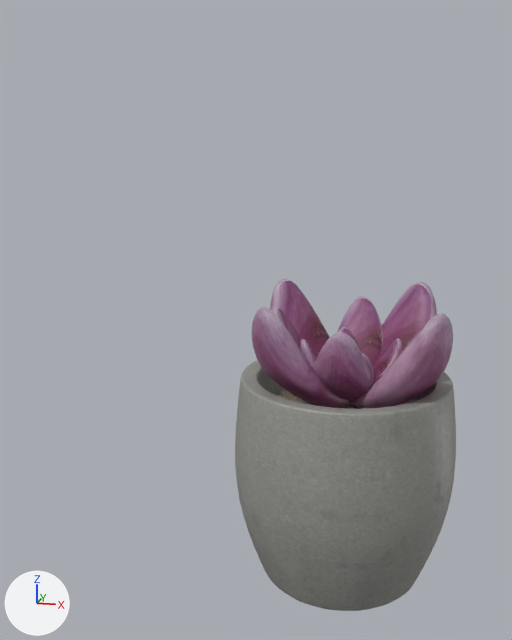
The Blender file props/Plante_Camille/Plant_camille.blend, before and after one commit.
Camera for both pictures: a 50 mm lens placed at (4.85, -6.36, 4.11), pointed at (3.29, -0.04, 2.52). Every picture has the same lights, and +X, +Y and +Z are marked at lower left.

In view in the first picture: 'Pot', 'Succulente-feuille'.
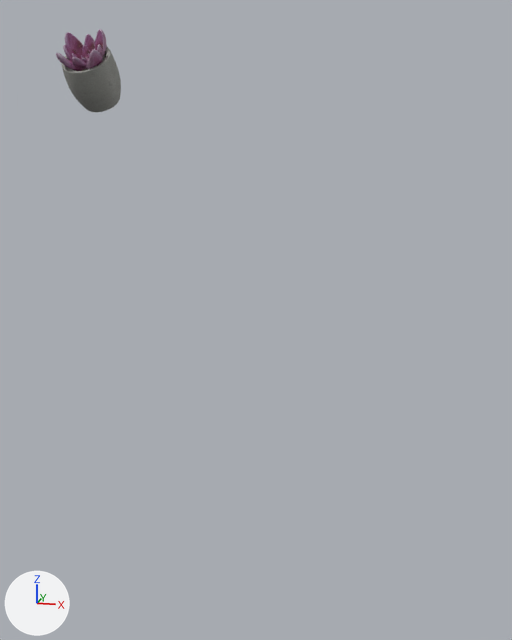
Patch to the scene script:
```diff
--- a/props/Plante_Camille/Plant_camille.blend.py
+++ b/props/Plante_Camille/Plant_camille.blend.py
@@ me_cube_004 @@
 # used by ob_succulente_feuille; location = (4.22, 0.21, 1.98); rotation_euler = (0.0, 0.784, 1.533), in degrees (0, 45, 88); scale = (0.15, 0.15, 0.15)
-me_cube_004.from_pydata(...)  # 480 vertices, 448 faces; spans x -8.87..2.64, y -6.16..6.45, z -4.41..7.29
+me_cube_004.from_pydata(...)  # 2753 vertices, 2689 faces; spans x -8.87..11.35, y -6.76..7.04, z -13.08..7.29
+# me_cube_004 part 1: a new loose piece of 2273 vertices spanning x -5.96..11.35, y -6.76..7.04, z -13.08..4.23
+# me_cube_004 part 2: the surface is now shaded flat
 me_cube_004.materials.append(mat_material_001)
+me_cube_004.materials.append(mat_material_002)  # picture img_pot_jpg_001
+me_cube_004.materials.append(mat_material_003)  # picture img_terre_png_001
@@ ob_pot @@
-ob_pot = bpy.data.objects.new('Pot', me_cylinder)
-ob_pot.location = (4.14, -0.02, 1.03)
@@ ob_succulente_feuille @@
 ob_succulente_feuille = bpy.data.objects.new('Succulente-feuille', me_cube_004)
-ob_succulente_feuille.location = (4.22, 0.21, 1.98)
-ob_succulente_feuille.rotation_euler = (0.0, 0.784, 1.533)  # degrees (0, 45, 88)
-ob_succulente_feuille.scale = (0.15, 0.15, 0.15)
+ob_succulente_feuille.location = (1.66, 0.07, 4.91)
+ob_succulente_feuille.rotation_euler = (0.0243, 0.0948, 1.544)  # degrees (1.4, 5.4, 88)
+ob_succulente_feuille.scale = (0.036, 0.036, 0.036)
 _m = ob_succulente_feuille.modifiers.new('Subdivision', 'SUBSURF')
```

Pixel boxes [x1, y1, x2, y2] of what changed, in the pictures (512 x 640 px):
'Pot', deleted: before [235, 360, 456, 611]
    faces in mat_material_002 (picture img_pot_jpg_001): [235, 360, 456, 611]
    faces in mat_material_003 (picture img_terre_png_001): [277, 390, 411, 409]
'Succulente-feuille', reshaped, moved, turned, rescaled: before [252, 278, 453, 409]; after [56, 29, 121, 112]
part 1 of me_cube_004, added: after [62, 46, 121, 112]
